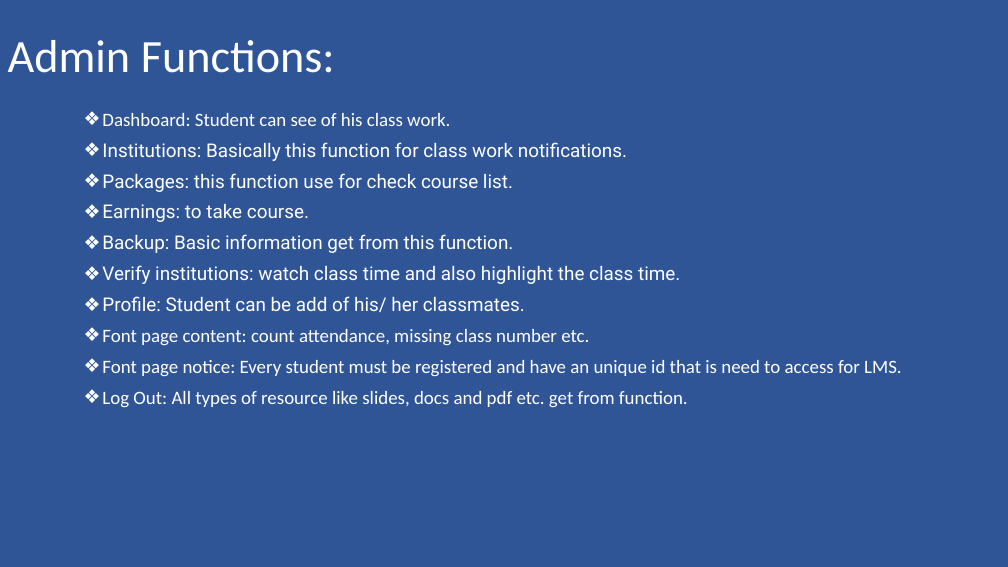
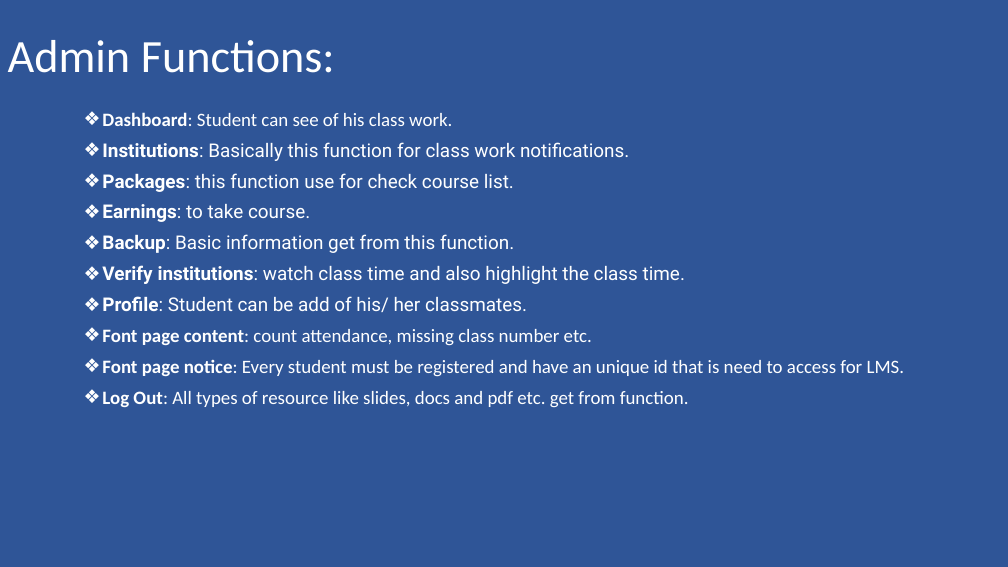
Before and after one commit to maruf1020/CSE499SU20Group1SAA3NSU, a slide deck: slide 4 of Documention/Group project proposal/Presentation.pptx. Drawn at 1008x567 pixels with LibreOffice and Linux fonts; fonts in the diff are those of the drawing. Boxes give left, top, right and bottom in pixels: in the first picture for what was removed or moved away, otherwise in the second. Text is boxed around its words. In the diff, an @@ line names an element or a change of style, - is before the commit and + after.

```diff
--- a/Documention/Group project proposal/Presentation.pptx
+++ b/Documention/Group project proposal/Presentation.pptx
@@ text "Dashboard: Student can see of ..." at box(102, 112, 904, 407): bold on in "Dashboard:", "Institutions:", "Packages:", "Earnings:" and 6 more places @@
```
Also in this commit, not shown: 3 other slides changed, 1 other file.
